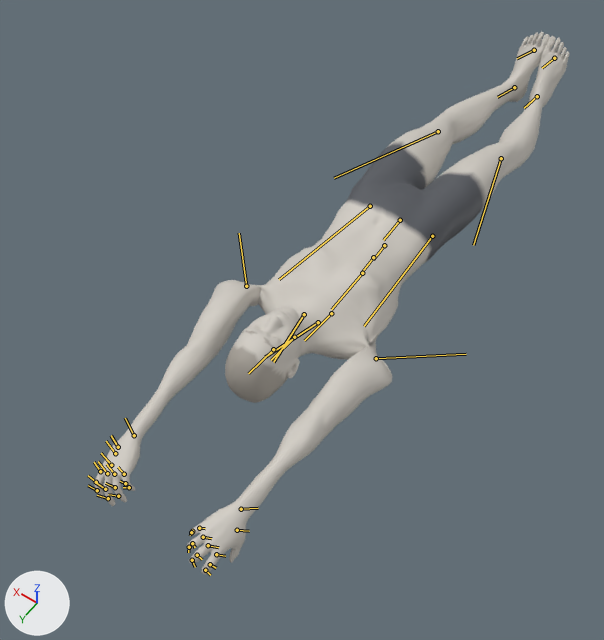
Before and after pictures for a commit that changed the glTF model exports/v-up.glb.
The view is the same before and after, from a 50 mm lens placed at (-0.82, 1.67, 2.01), pointed at (0.09, 0.4, 0.01). Every picture has the same lights, and +X, +Y and +Z are marked at lower left. The first picture is the older version. Both versions are drawn at frame 106 of the action 'v-up'; the numbers are the values there. The bones that change, and the others that lie on the model, are drawn over the model as lines.
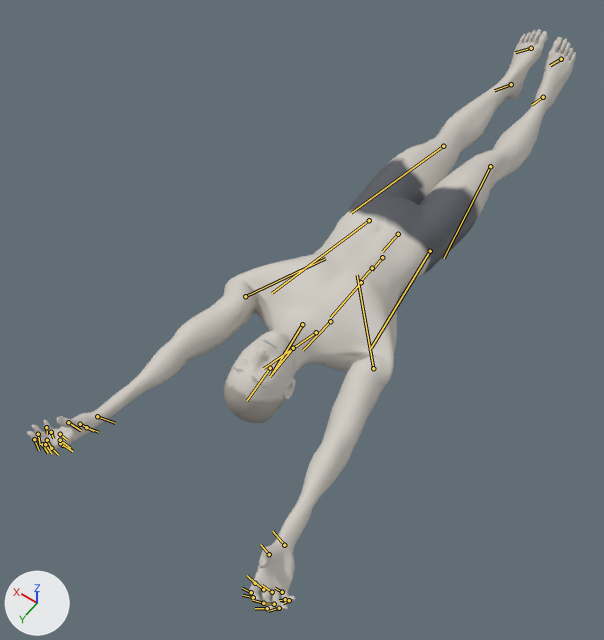
Location of each change, (x1, y1, x2, y2) in pixels of the pictures (604 x 640 px):
'Mesh_0', posed (16% wider, 8% taller): before (94, 32, 569, 574); after (27, 29, 576, 612)
bone 'pelvis', root to tip: before (400, 220) to (383, 240); after (398, 234) to (382, 251)
bone 'spine_02', root to tip: before (373, 257) to (362, 271); after (372, 268) to (361, 280)
bone 'spine_03', root to tip: before (362, 273) to (331, 309); after (361, 282) to (330, 317)
bone 'spine_04', root to tip: before (331, 313) to (304, 340); after (330, 321) to (303, 350)
bone 'upperarm_l', root to tip: before (246, 286) to (239, 233); after (245, 296) to (325, 258)
bone 'upperarm_r', root to tip: before (376, 358) to (466, 354); after (373, 368) to (357, 275)
bone 'neck_01', root to tip: before (294, 337) to (271, 360); after (293, 348) to (270, 376)
bone 'head', root to tip: before (273, 349) to (248, 373); after (270, 368) to (247, 400)
bone 'thigh_l', root to tip: before (370, 206) to (279, 279); after (369, 220) to (272, 293)
bone 'calf_l', root to tip: before (438, 131) to (334, 178); after (443, 146) to (351, 213)
bone 'foot_l', root to tip: before (514, 87) to (497, 97); after (511, 84) to (494, 90)
bone 'thigh_r', root to tip: before (432, 236) to (364, 326); after (430, 251) to (371, 348)
bone 'calf_r', root to tip: before (501, 158) to (473, 245); after (490, 166) to (443, 258)
bone 'foot_r', root to tip: before (537, 96) to (524, 108); after (543, 97) to (531, 105)

The edits, one by one:
Bone 'pelvis' (bone_pelvis) moves from (-0.011, -0.806, 0.0) to (-0.01, -0.87, 0.0).
Bone 'pelvis' (bone_pelvis) turns from (0, 0, 96) to (0, 0, 88) degrees about its own x, y and z.
Bone 'spine_02' (bone_spine_02) turns from (0, 0, -4) to (0, 0, -1) degrees about its own x, y and z.
Bone 'spine_03' (bone_spine_03) turns from (0, 0, -4) to (0, 0, -1) degrees about its own x, y and z.
Bone 'spine_04' (bone_spine_04) turns from (0, 0, -9) to (0, 0, -4) degrees about its own x, y and z.
Bone 'upperarm_l' (bone_upperarm_l) turns from (-34, -21, -173) to (114, 37, -3) degrees about its own x, y and z.
Bone 'upperarm_r' (bone_upperarm_r) turns from (34, 21, -173) to (-114, -37, -3) degrees about its own x, y and z.
Bone 'neck_01' (bone_neck_01) turns from (0, 0, 0) to (0, 0, 12) degrees about its own x, y and z.
Bone 'head' (bone_head) turns from (0, 0, 0) to (0, 0, 10) degrees about its own x, y and z.
Bone 'thigh_l' (bone_thigh_l) turns from (-4, 0, -11) to (-8, 0, -1) degrees about its own x, y and z.
Bone 'calf_l' (bone_calf_l) turns from (-12, 0, -2) to (-2, 0, 2) degrees about its own x, y and z.
Bone 'foot_l' (bone_foot_l) turns from (13, 0, -10) to (6, 1, -21) degrees about its own x, y and z.
Bone 'thigh_r' (bone_thigh_r) turns from (4, 0, -11) to (8, 0, -1) degrees about its own x, y and z.
Bone 'calf_r' (bone_calf_r) turns from (12, 0, -2) to (2, 0, 2) degrees about its own x, y and z.
Bone 'foot_r' (bone_foot_r) turns from (-13, 0, -10) to (-6, -1, -21) degrees about its own x, y and z.
